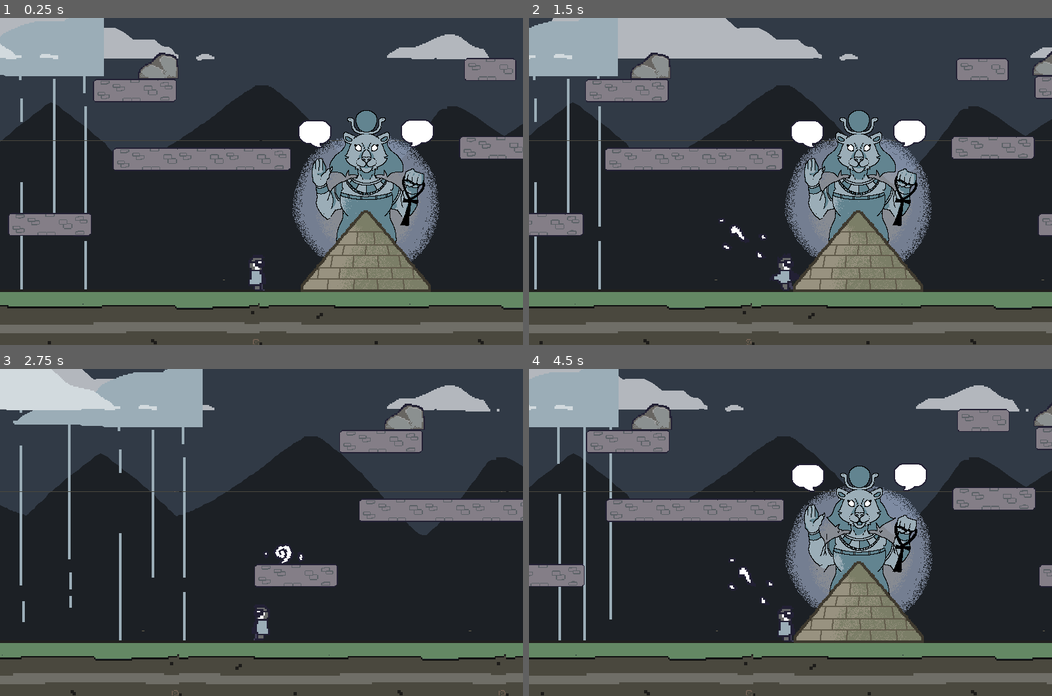
Above: before the commit, frames 1-4 (two rows, left to right).
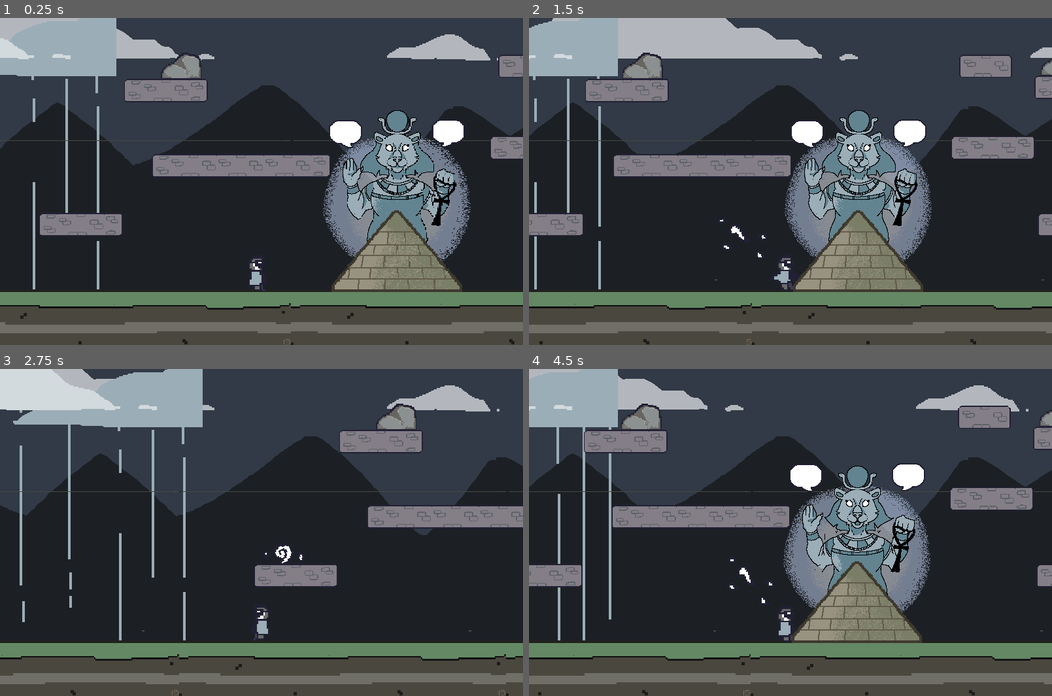
Above: after the commit, the same moments.

Repository: RobChiocchio/godot-wild-jam-58
Game: Godot game, scene res://scenes/levels/level_2.tscn
The game is run twice, just before and just after one commit, with the same random seed, the same clock (stepped at 60 frames per second) and the same inputs. This scene is started directly instead of the project's main scene.
Inputs (mouse positions are in pixels of both pictures, inside the frame that each line leads up to):
- Up to frame 1 (0.25 s): no input
- Up to frame 2 (1.5 s): move the mouse to (905, 165) at 0.52 s; press the mouse at (905, 165) at 0.53 s; hold D (move_right) 0.53-1.25 s; tap W (jump) at 0.77 s; right-click (905, 165) at 0.8 s; release the mouse at (905, 165) at 1.25 s; drag from (685, 197) to (764, 246) at 1.27 s
- Up to frame 3 (2.75 s): move the mouse to (313, 460) at 2.02 s; press the mouse at (313, 460) at 2.03 s; hold A (move_left) from 2.03 s (still down); right-click (313, 460) at 2.3 s
- Up to frame 4 (4.5 s): release A (move_left) at 2.75 s; release the mouse at (842, 460) at 2.75 s; drag from (764, 597) to (633, 483) at 2.77 s; move the mouse to (947, 581) at 3.52 s; press the mouse at (947, 581) at 3.53 s; hold D (move_right) 3.53-4.25 s; tap W (jump) at 3.77 s; right-click (947, 581) at 3.8 s; release the mouse at (947, 581) at 4.25 s; drag from (633, 483) to (790, 568) at 4.27 s

The runs differ from the first frame. In frame 1, 22% of the frame differs, in the area x 0-100%, y 0-100%; in frame 2, 2.8%; in frame 3, 2.0%; in frame 4, 7.8%.

Commit message:
Statue scripts and chaar level
Setup statues and chaar level framework

Diff:
--- a/scenes/levels/level_1.tscn
+++ b/scenes/levels/level_1.tscn
@@ -1,13 +1,12 @@
-[gd_scene load_steps=12 format=3 uid="uid://f78um2elq20g"]
+[gd_scene load_steps=11 format=3 uid="uid://f78um2elq20g"]
 
 [ext_resource type="PackedScene" uid="uid://b3d70o2bi138d" path="res://scenes/background.tscn" id="1_fwook"]
-[ext_resource type="PackedScene" uid="uid://bh5ugrliwtmai" path="res://scenes/platforms/platform.tscn" id="2_p2slm"]
+[ext_resource type="PackedScene" uid="uid://bh5ugrliwtmai" path="res://scenes/platforms/stone_platform.tscn" id="2_p2slm"]
 [ext_resource type="PhysicsMaterial" uid="uid://coo4gb40ef5be" path="res://scenes/platforms/platform_material.tres" id="3_evate"]
 [ext_resource type="Texture2D" uid="uid://wet3huxrbycm" path="res://assets/ground/dragonground.png" id="4_l4oue"]
 [ext_resource type="PackedScene" uid="uid://xcfais7p0tc6" path="res://scenes/player.tscn" id="5_inpm2"]
 [ext_resource type="Script" path="res://scripts/camera.gd" id="6_pkb0a"]
 [ext_resource type="PackedScene" uid="uid://dx0qn1r8fb3xc" path="res://scenes/shrines/dragon_god.tscn" id="7_ec31i"]
-[ext_resource type="PackedScene" uid="uid://dguud3s11hn3b" path="res://scenes/statues/metal_statue.tscn" id="7_l5us2"]
 
 [sub_resource type="PhysicsMaterial" id="PhysicsMaterial_q2ma6"]
 friction = 0.8
@@ -30,9 +29,6 @@
 [node name="platform" parent="Node" instance=ExtResource("2_p2slm")]
 position = Vector2(148, -54)
 physics_material_override = ExtResource("3_evate")
-
-[node name="Statue" parent="." instance=ExtResource("7_l5us2")]
-position = Vector2(174, -65)
 
 [node name="dragon_god" parent="." instance=ExtResource("7_ec31i")]
 position = Vector2(72, 0)
--- a/scenes/levels/level_2.tscn
+++ b/scenes/levels/level_2.tscn
@@ -1,10 +1,10 @@
 [gd_scene load_steps=14 format=3 uid="uid://eqoq62vdw0fo"]
 
-[ext_resource type="PackedScene" uid="uid://3dhenop7fhd1" path="res://scenes/platforms/platform_medium.tscn" id="1_c2dgy"]
-[ext_resource type="PackedScene" uid="uid://biq8qan3m1fdy" path="res://scenes/rock.tscn" id="1_ejdjx"]
-[ext_resource type="PackedScene" uid="uid://bh5ugrliwtmai" path="res://scenes/platforms/platform.tscn" id="2_8ts8j"]
-[ext_resource type="PackedScene" uid="uid://rinhfn2fhyk4" path="res://scenes/platforms/platform_small.tscn" id="3_kxri4"]
+[ext_resource type="PackedScene" uid="uid://biq8qan3m1fdy" path="res://scenes/objects/rock.tscn" id="1_ejdjx"]
+[ext_resource type="PackedScene" uid="uid://bh5ugrliwtmai" path="res://scenes/platforms/stone_platform.tscn" id="2_8ts8j"]
+[ext_resource type="PackedScene" uid="uid://rinhfn2fhyk4" path="res://scenes/platforms/stone_platform_small.tscn" id="3_kxri4"]
 [ext_resource type="Texture2D" uid="uid://wet3huxrbycm" path="res://assets/ground/dragonground.png" id="5_fado8"]
+[ext_resource type="PackedScene" uid="uid://3dhenop7fhd1" path="res://scenes/platforms/stone_platform_medium.tscn" id="5_qr32j"]
 [ext_resource type="PackedScene" uid="uid://xcfais7p0tc6" path="res://scenes/player.tscn" id="6_ubur7"]
 [ext_resource type="Script" path="res://scripts/camera.gd" id="7_364t1"]
 [ext_resource type="PackedScene" uid="uid://qi66qds5jsgi" path="res://scenes/shrines/tefnut_shrine.tscn" id="8_kcbvk"]
@@ -20,38 +20,13 @@
 
 [node name="level_2" type="Node2D"]
 
-[node name="rocks" type="Node" parent="."]
+[node name="rocks2" type="Node" parent="."]
 
-[node name="left_rock" parent="rocks" instance=ExtResource("1_ejdjx")]
-position = Vector2(-62, -138)
-max_contacts_reported = 5
-contact_monitor = true
+[node name="rock_left" parent="rocks2" instance=ExtResource("1_ejdjx")]
+position = Vector2(-67, -136)
 
-[node name="right_rock" parent="rocks" instance=ExtResource("1_ejdjx")]
-position = Vector2(184, -147)
-
-[node name="Node" type="Node" parent="."]
-
-[node name="medium_platform" parent="Node" instance=ExtResource("1_c2dgy")]
-position = Vector2(-91, -87)
-
-[node name="platform" parent="Node" instance=ExtResource("2_8ts8j")]
-position = Vector2(-154, -47)
-
-[node name="small_platform" parent="Node" instance=ExtResource("3_kxri4")]
-position = Vector2(124, -142)
-
-[node name="platform2" parent="Node" instance=ExtResource("2_8ts8j")]
-position = Vector2(173, -131)
-
-[node name="platform3" parent="Node" instance=ExtResource("2_8ts8j")]
-position = Vector2(122, -94)
-
-[node name="small_platform2" parent="Node" instance=ExtResource("3_kxri4")]
-position = Vector2(174, -47)
-
-[node name="platform4" parent="Node" instance=ExtResource("2_8ts8j")]
-position = Vector2(-102, -129)
+[node name="rock_right" parent="rocks2" instance=ExtResource("1_ejdjx")]
+position = Vector2(189, -138)
 
 [node name="Ground" type="StaticBody2D" parent="."]
 physics_material_override = SubResource("PhysicsMaterial_ynxur")
@@ -75,8 +50,31 @@
 texture = ExtResource("5_fado8")
 stretch_mode = 1
 
+[node name="platforms" type="Node" parent="."]
+
+[node name="platform" parent="platforms" instance=ExtResource("2_8ts8j")]
+position = Vector2(-154, -47)
+
+[node name="small_platform" parent="platforms" instance=ExtResource("3_kxri4")]
+position = Vector2(126, -144)
+
+[node name="platform2" parent="platforms" instance=ExtResource("2_8ts8j")]
+position = Vector2(173, -131)
+
+[node name="platform3" parent="platforms" instance=ExtResource("2_8ts8j")]
+position = Vector2(122, -94)
+
+[node name="small_platform2" parent="platforms" instance=ExtResource("3_kxri4")]
+position = Vector2(174, -47)
+
+[node name="platform4" parent="platforms" instance=ExtResource("2_8ts8j")]
+position = Vector2(-102, -129)
+
+[node name="medium_platform" parent="platforms" instance=ExtResource("5_qr32j")]
+position = Vector2(-86, -83)
+
 [node name="Player" parent="." instance=ExtResource("6_ubur7")]
-position = Vector2(1, -11)
+position = Vector2(-18, -10)
 
 [node name="tefnut_shrine" parent="." instance=ExtResource("8_kcbvk")]
 position = Vector2(65, 2)
@@ -93,4 +91,5 @@
 scale = Vector2(0.4, 0.4)
 transform = Transform2D(0.4, 0, 0, 0.4, 0, 0)
 
-[connection signal="body_entered" from="rocks/left_rock" to="tefnut_shrine" method="_on_left_rock_body_entered"]
+[connection signal="body_entered" from="rocks2/rock_left" to="tefnut_shrine" method="_on_rock_left_body_entered"]
+[connection signal="body_entered" from="rocks2/rock_right" to="tefnut_shrine" method="_on_rock_right_body_entered"]
--- a/scenes/levels/level_3.tscn
+++ b/scenes/levels/level_3.tscn
@@ -1,13 +1,14 @@
-[gd_scene load_steps=12 format=3 uid="uid://f78um2elq20g"]
+[gd_scene load_steps=13 format=3 uid="uid://f78um2elq20g"]
 
-[ext_resource type="PackedScene" uid="uid://3dhenop7fhd1" path="res://scenes/platforms/platform_medium.tscn" id="1_3cwky"]
-[ext_resource type="PackedScene" uid="uid://b3d70o2bi138d" path="res://scenes/background.tscn" id="1_fwook"]
-[ext_resource type="PackedScene" uid="uid://bh5ugrliwtmai" path="res://scenes/platforms/platform.tscn" id="2_p2slm"]
-[ext_resource type="PackedScene" uid="uid://rinhfn2fhyk4" path="res://scenes/platforms/platform_small.tscn" id="3_y24xq"]
+[ext_resource type="PackedScene" uid="uid://3dhenop7fhd1" path="res://scenes/platforms/stone_platform_medium.tscn" id="1_3cwky"]
+[ext_resource type="PackedScene" uid="uid://biq8qan3m1fdy" path="res://scenes/objects/rock.tscn" id="1_pgvue"]
+[ext_resource type="PackedScene" uid="uid://bh5ugrliwtmai" path="res://scenes/platforms/stone_platform.tscn" id="2_p2slm"]
+[ext_resource type="PackedScene" uid="uid://rinhfn2fhyk4" path="res://scenes/platforms/stone_platform_small.tscn" id="3_y24xq"]
 [ext_resource type="Texture2D" uid="uid://wet3huxrbycm" path="res://assets/ground/dragonground.png" id="4_l4oue"]
 [ext_resource type="PackedScene" uid="uid://xcfais7p0tc6" path="res://scenes/player.tscn" id="5_inpm2"]
 [ext_resource type="Script" path="res://scripts/camera.gd" id="6_pkb0a"]
 [ext_resource type="PackedScene" uid="uid://dx0qn1r8fb3xc" path="res://scenes/shrines/dragon_god.tscn" id="7_ec31i"]
+[ext_resource type="PackedScene" uid="uid://pdmvmjpnuuew" path="res://scenes/parallax_background.tscn" id="8_i64i2"]
 
 [sub_resource type="PhysicsMaterial" id="PhysicsMaterial_q2ma6"]
 friction = 0.8
@@ -18,22 +19,36 @@
 
 [node name="level_3" type="Node2D"]
 
-[node name="Node" type="Node" parent="."]
+[node name="rocks" type="Node" parent="."]
 
-[node name="medium_platform" parent="Node" instance=ExtResource("1_3cwky")]
+[node name="rock_left" parent="rocks" instance=ExtResource("1_pgvue")]
+position = Vector2(-38, -137)
+
+[node name="rock_right" parent="rocks" instance=ExtResource("1_pgvue")]
+position = Vector2(170, -142)
+
+[node name="platforms" type="Node" parent="."]
+
+[node name="medium_platform" parent="platforms" instance=ExtResource("1_3cwky")]
 position = Vector2(-132, -131)
 
-[node name="platform" parent="Node" instance=ExtResource("2_p2slm")]
+[node name="platform" parent="platforms" instance=ExtResource("2_p2slm")]
 position = Vector2(-40, -98)
 
-[node name="small_platform" parent="Node" instance=ExtResource("3_y24xq")]
-position = Vector2(76, -128)
+[node name="small_platform" parent="platforms" instance=ExtResource("3_y24xq")]
+position = Vector2(107, -152)
 
-[node name="platform2" parent="Node" instance=ExtResource("2_p2slm")]
+[node name="platform2" parent="platforms" instance=ExtResource("2_p2slm")]
 position = Vector2(155, -136)
 
-[node name="platform3" parent="Node" instance=ExtResource("2_p2slm")]
-position = Vector2(170, -48)
+[node name="platform3" parent="platforms" instance=ExtResource("2_p2slm")]
+position = Vector2(170, -40)
+
+[node name="medium_platform2" parent="platforms" instance=ExtResource("1_3cwky")]
+position = Vector2(-132, -131)
+
+[node name="platform4" parent="platforms" instance=ExtResource("2_p2slm")]
+position = Vector2(117, -93)
 
 [node name="Ground" type="StaticBody2D" parent="."]
 physics_material_override = SubResource("PhysicsMaterial_q2ma6")
@@ -58,7 +73,7 @@
 shape = SubResource("WorldBoundaryShape2D_plqi7")
 
 [node name="Player" parent="." instance=ExtResource("5_inpm2")]
-position = Vector2(1, -11)
+position = Vector2(-29, -28)
 
 [node name="Camera2D" type="Camera2D" parent="."]
 position = Vector2(0, -66)
@@ -70,8 +85,6 @@
 position = Vector2(72, 0)
 scale = Vector2(0.4, 0.4)
 
-[node name="Background" parent="." instance=ExtResource("1_fwook")]
-offset = Vector2(640, 100)
+[node name="ParallaxBackground" parent="." instance=ExtResource("8_i64i2")]
 scale = Vector2(0.4, 0.4)
-transform = Transform2D(0.4, 0, 0, 0.4, 640, 100)
-follow_viewport_enabled = false
+transform = Transform2D(0.4, 0, 0, 0.4, 0, 0)
--- /dev/null
+++ b/scenes/levels/level_4.tscn
@@ -0,0 +1,72 @@
+[gd_scene load_steps=13 format=3 uid="uid://b0dx3m1156ds7"]
+
+[ext_resource type="PackedScene" uid="uid://pdmvmjpnuuew" path="res://scenes/parallax_background.tscn" id="1_ukn0d"]
+[ext_resource type="Texture2D" uid="uid://wet3huxrbycm" path="res://assets/ground/dragonground.png" id="2_7lpvt"]
+[ext_resource type="PackedScene" uid="uid://xcfais7p0tc6" path="res://scenes/player.tscn" id="3_k75fc"]
+[ext_resource type="Script" path="res://scripts/camera.gd" id="4_xr6v0"]
+[ext_resource type="PackedScene" uid="uid://cobehclyfwnjk" path="res://scenes/objects/rope_with_bomb.tscn" id="5_eoxlp"]
+[ext_resource type="PackedScene" uid="uid://ilngxnkqrxmu" path="res://scenes/statues/stone_statue.tscn" id="6_tfdfo"]
+[ext_resource type="PackedScene" uid="uid://8n1p2npsj0ep" path="res://scenes/shrines/chaar_shrine.tscn" id="7_027qx"]
+[ext_resource type="Script" path="res://scripts/chaar_shrine.gd" id="8_ojnb5"]
+[ext_resource type="PackedScene" uid="uid://dguud3s11hn3b" path="res://scenes/statues/metal_statue.tscn" id="9_yxk2d"]
+
+[sub_resource type="PhysicsMaterial" id="PhysicsMaterial_envay"]
+friction = 0.8
+
+[sub_resource type="ShaderMaterial" id="ShaderMaterial_6vilf"]
+
+[sub_resource type="WorldBoundaryShape2D" id="WorldBoundaryShape2D_y06hk"]
+
+[node name="level_4" type="Node2D"]
+
+[node name="ParallaxBackground" parent="." instance=ExtResource("1_ukn0d")]
+scale = Vector2(0.4, 0.4)
+transform = Transform2D(0.4, 0, 0, 0.4, 0, 0)
+
+[node name="Ground" type="StaticBody2D" parent="."]
+physics_material_override = SubResource("PhysicsMaterial_envay")
+
+[node name="TextureRect" type="TextureRect" parent="Ground"]
+texture_repeat = 2
+anchors_preset = 15
+anchor_right = 1.0
+anchor_bottom = 1.0
+offset_left = -600.0
+offset_top = -91.0
+offset_right = 9000.0
+offset_bottom = 409.0
+grow_horizontal = 2
+grow_vertical = 2
+scale = Vector2(0.25, 0.25)
+texture = ExtResource("2_7lpvt")
+stretch_mode = 1
+
+[node name="CollisionShape2D" type="CollisionShape2D" parent="Ground"]
+material = SubResource("ShaderMaterial_6vilf")
+shape = SubResource("WorldBoundaryShape2D_y06hk")
+
+[node name="Player" parent="." instance=ExtResource("3_k75fc")]
+position = Vector2(1, -11)
+
+[node name="Camera2D" type="Camera2D" parent="."]
+position = Vector2(0, -66)
+zoom = Vector2(4, 4)
+position_smoothing_speed = 20.0
+script = ExtResource("4_xr6v0")
+
+[node name="rope" parent="." instance=ExtResource("5_eoxlp")]
+position = Vector2(-42, -54)
+scale = Vector2(0.4, 0.4)
+
+[node name="stone_statue" parent="." instance=ExtResource("6_tfdfo")]
+position = Vector2(115, -5)
+scale = Vector2(0.5, 0.5)
+
+[node name="chaar_shrine" parent="." instance=ExtResource("7_027qx")]
+position = Vector2(36, -49)
+scale = Vector2(0.4, 0.4)
+script = ExtResource("8_ojnb5")
+
+[node name="metal_statue" parent="." instance=ExtResource("9_yxk2d")]
+position = Vector2(130, 0)
+scale = Vector2(0.5, 0.5)
--- a/scenes/rock.tscn
+++ b/scenes/objects/rock.tscn
@@ -1,11 +1,13 @@
 [gd_scene load_steps=3 format=3 uid="uid://biq8qan3m1fdy"]
 
-[ext_resource type="Script" path="res://scripts/blowable.gd" id="5_5ekg7"]
+[ext_resource type="Script" path="res://scripts/rock.gd" id="1_e8w7d"]
 [ext_resource type="Texture2D" uid="uid://b2gjxm157tsyy" path="res://assets/objects/rcok.png" id="6_28lj1"]
 
 [node name="Rock" type="RigidBody2D" groups=["rocks"]]
 center_of_mass_mode = 1
-script = ExtResource("5_5ekg7")
+max_contacts_reported = 5
+contact_monitor = true
+script = ExtResource("1_e8w7d")
 
 [node name="CollisionPolygon2D" type="CollisionPolygon2D" parent="."]
 position = Vector2(-11.8, -9.2)
--- /dev/null
+++ b/scenes/objects/rope_with_bomb.tscn
@@ -0,0 +1,17 @@
+[gd_scene load_steps=3 format=3 uid="uid://cobehclyfwnjk"]
+
+[ext_resource type="Texture2D" uid="uid://cwawyr1123pjg" path="res://assets/objects/image.png" id="1_q8xbf"]
+
+[sub_resource type="RectangleShape2D" id="RectangleShape2D_xijvi"]
+size = Vector2(4, 87)
+
+[node name="rope" type="StaticBody2D"]
+
+[node name="TextureRect" type="TextureRect" parent="."]
+offset_right = 42.0
+offset_bottom = 164.0
+texture = ExtResource("1_q8xbf")
+
+[node name="CollisionShape2D" type="CollisionShape2D" parent="."]
+position = Vector2(21, 46.5)
+shape = SubResource("RectangleShape2D_xijvi")
--- /dev/null
+++ b/scenes/shrines/chaar_shrine.tscn
@@ -0,0 +1,113 @@
+[gd_scene load_steps=16 format=3 uid="uid://8n1p2npsj0ep"]
+
+[ext_resource type="Texture2D" uid="uid://c2ax1hg2mlb0a" path="res://assets/objects/destroyshrine2.png" id="1_bug2a"]
+[ext_resource type="Texture2D" uid="uid://oflp3p1n4why" path="res://assets/sprites/chaarfullsheet.png" id="2_5uup2"]
+
+[sub_resource type="AtlasTexture" id="AtlasTexture_th72g"]
+atlas = ExtResource("2_5uup2")
+region = Rect2(0, 0, 250, 318)
+
+[sub_resource type="AtlasTexture" id="AtlasTexture_b8cm7"]
+atlas = ExtResource("2_5uup2")
+region = Rect2(250, 0, 250, 318)
+
+[sub_resource type="AtlasTexture" id="AtlasTexture_4gn8f"]
+atlas = ExtResource("2_5uup2")
+region = Rect2(500, 0, 250, 318)
+
+[sub_resource type="AtlasTexture" id="AtlasTexture_gejlp"]
+atlas = ExtResource("2_5uup2")
+region = Rect2(750, 0, 250, 318)
+
+[sub_resource type="AtlasTexture" id="AtlasTexture_n8n0t"]
+atlas = ExtResource("2_5uup2")
+region = Rect2(1000, 0, 250, 318)
+
+[sub_resource type="AtlasTexture" id="AtlasTexture_mlob1"]
+atlas = ExtResource("2_5uup2")
+region = Rect2(1250, 0, 250, 318)
+
+[sub_resource type="AtlasTexture" id="AtlasTexture_k8xnx"]
+atlas = ExtResource("2_5uup2")
+region = Rect2(1500, 0, 250, 318)
+
+[sub_resource type="AtlasTexture" id="AtlasTexture_i7c36"]
+atlas = ExtResource("2_5uup2")
+region = Rect2(1750, 0, 250, 318)
+
+[sub_resource type="AtlasTexture" id="AtlasTexture_jlqqb"]
+atlas = ExtResource("2_5uup2")
+region = Rect2(2000, 0, 250, 318)
+
+[sub_resource type="AtlasTexture" id="AtlasTexture_sya10"]
+atlas = ExtResource("2_5uup2")
+region = Rect2(2250, 0, 250, 318)
+
+[sub_resource type="AtlasTexture" id="AtlasTexture_xtfbj"]
+atlas = ExtResource("2_5uup2")
+region = Rect2(2500, 0, 250, 318)
+
+[sub_resource type="AtlasTexture" id="AtlasTexture_gjwah"]
+atlas = ExtResource("2_5uup2")
+region = Rect2(2750, 0, 250, 318)
+
+[sub_resource type="SpriteFrames" id="SpriteFrames_jvtjr"]
+animations = [{
+"frames": [{
+"duration": 1.0,
+"texture": SubResource("AtlasTexture_th72g")
+}, {
+"duration": 1.0,
+"texture": SubResource("AtlasTexture_b8cm7")
+}, {
+"duration": 1.0,
+"texture": SubResource("AtlasTexture_4gn8f")
+}, {
+"duration": 1.0,
+"texture": SubResource("AtlasTexture_gejlp")
+}, {
+"duration": 1.0,
+"texture": SubResource("AtlasTexture_n8n0t")
+}, {
+"duration": 1.0,
+"texture": SubResource("AtlasTexture_mlob1")
+}, {
+"duration": 1.0,
+"texture": SubResource("AtlasTexture_k8xnx")
+}, {
+"duration": 1.0,
+"texture": SubResource("AtlasTexture_i7c36")
+}, {
+"duration": 1.0,
+"texture": SubResource("AtlasTexture_jlqqb")
+}, {
+"duration": 1.0,
+"texture": SubResource("AtlasTexture_sya10")
+}, {
+"duration": 1.0,
+"texture": SubResource("AtlasTexture_xtfbj")
+}, {
+"duration": 1.0,
+"texture": SubResource("AtlasTexture_gjwah")
+}],
+"loop": true,
+"name": &"default",
+"speed": 10.0
+}]
+
+[node name="chaar_shrine" type="StaticBody2D"]
+
+[node name="AnimatedSprite2D" type="AnimatedSprite2D" parent="."]
+sprite_frames = SubResource("SpriteFrames_jvtjr")
+autoplay = "default"
+
+[node name="Sprite2D" type="Sprite2D" parent="."]
+position = Vector2(5, -12)
+texture = ExtResource("1_bug2a")
+
+[node name="intact_collision" type="CollisionPolygon2D" parent="."]
+polygon = PackedVector2Array(-66, 122, 68, 122, 68, 114, 64, 107, 64, 66, 68, 66, 68, 58, 56, 28, 44, 28, 44, 1, -43, 1, -43, 28, -54, 28, -66, 58, -66, 66, -62, 66, -62, 107, -66, 114)
+
+[node name="destroyed_collision" type="CollisionPolygon2D" parent="."]
+position = Vector2(4, -12)
+polygon = PackedVector2Array(-70, 134, 64, 134, 64, 126, 60, 119, 60, 78, 64, 78, 64, 69, 58, 55, 49, 61, 41, 64, 34, 68, 26, 69, 25, 72, 15, 72, -10, 72, -20, 61, -28, 60, -40, 57, -51, 54, -51, 43, -57, 40, -70, 69, -70, 78, -66, 78, -66, 119, -70, 126)
--- a/scenes/shrines/tefnut_shrine.tscn
+++ b/scenes/shrines/tefnut_shrine.tscn
@@ -207,7 +207,7 @@
 
 [node name="tefnut_body" type="StaticBody2D"]
 
-[node name="intact_colllision" type="CollisionPolygon2D" parent="."]
+[node name="intact_collision" type="CollisionPolygon2D" parent="."]
 position = Vector2(-405, 140)
 polygon = PackedVector2Array(305, -141, 504, -141, 504, -152, 410, -267, 399, -267, 305, -152)
 
--- a/scenes/statues/metal_statue.tscn
+++ b/scenes/statues/metal_statue.tscn
@@ -1,28 +1,27 @@
 [gd_scene load_steps=3 format=3 uid="uid://dguud3s11hn3b"]
 
 [ext_resource type="Texture2D" uid="uid://dcmdogsaiit5c" path="res://assets/objects/betastatuemetal.png" id="1_g5hs6"]
-[ext_resource type="Script" path="res://scripts/blowable.gd" id="1_ksmsw"]
+[ext_resource type="Script" path="res://scripts/metal_statue.gd" id="1_qrt6b"]
 
-[node name="Statue" type="Node2D"]
+[node name="metal_statue" type="Node2D"]
 
 [node name="RigidBody2D" type="RigidBody2D" parent="."]
 mass = 1.25
-script = ExtResource("1_ksmsw")
+script = ExtResource("1_qrt6b")
 
-[node name="CollisionPolygon2D" type="CollisionPolygon2D" parent="RigidBody2D"]
-scale = Vector2(0.5, 0.5)
-polygon = PackedVector2Array(-14, 10, 13, 10, 13, -3, 12, -3, 12, -46, -11, -46, -11, -55, -18, -55, -18, -4, -14, -4)
-
-[node name="TextureRect" type="TextureRect" parent="RigidBody2D/CollisionPolygon2D"]
+[node name="TextureRect" type="TextureRect" parent="RigidBody2D"]
 anchors_preset = 8
 anchor_left = 0.5
 anchor_top = 0.5
 anchor_right = 0.5
 anchor_bottom = 0.5
-offset_left = -22.0
-offset_top = -62.0
-offset_right = 18.0
-offset_bottom = 10.0
+offset_left = -2.0
+offset_top = -72.0
+offset_right = 38.0
 grow_horizontal = 2
 grow_vertical = 2
 texture = ExtResource("1_g5hs6")
+
+[node name="CollisionPolygon2D" type="CollisionPolygon2D" parent="RigidBody2D"]
+position = Vector2(20, -10)
+polygon = PackedVector2Array(-14, 10, 13, 10, 13, -3, 12, -3, 12, -46, -11, -46, -11, -55, -18, -55, -18, -4, -14, -4)
--- a/scenes/statues/stone_statue.tscn
+++ b/scenes/statues/stone_statue.tscn
@@ -1,21 +1,23 @@
 [gd_scene load_steps=3 format=3 uid="uid://ilngxnkqrxmu"]
 
-[ext_resource type="Script" path="res://scripts/blowable.gd" id="1_8w7j7"]
+[ext_resource type="Script" path="res://scripts/stone_statue.gd" id="1_4jcw5"]
 [ext_resource type="Texture2D" uid="uid://bwvpy8tpjqnjb" path="res://assets/objects/betastatue_stone.png" id="2_oujsr"]
 
-[node name="Statue" type="Node2D"]
-scale = Vector2(0.8, 0.8)
+[node name="stone_statue" type="Node2D"]
 
-[node name="RigidBody2D" type="RigidBody2D" parent="."]
+[node name="statue_body" type="RigidBody2D" parent="."]
 mass = 1.25
-script = ExtResource("1_8w7j7")
+max_contacts_reported = 5
+contact_monitor = true
+script = ExtResource("1_4jcw5")
 
-[node name="TextureRect" type="TextureRect" parent="RigidBody2D"]
+[node name="TextureRect" type="TextureRect" parent="statue_body"]
 offset_left = -22.0
 offset_top = -62.0
 offset_right = 18.0
 offset_bottom = 10.0
 texture = ExtResource("2_oujsr")
+metadata/_edit_use_anchors_ = true
 
-[node name="CollisionPolygon2D" type="CollisionPolygon2D" parent="RigidBody2D"]
-polygon = PackedVector2Array(-14, 10, 13, 10, 13, -3, 12, -3, 12, -46, -11, -46, -11, -55, -18, -55, -18, -4, -14, -4)
+[node name="body" type="CollisionPolygon2D" parent="statue_body"]
+polygon = PackedVector2Array(-13, 10, 13, 10, 13, -3, 11, -3, 11, -39, 6, -39, 6, -46, -6, -46, -6, -39, -13, -39, -13, -33, -18, -33, -18, -4, -13, -4)
--- /dev/null
+++ b/scripts/chaar_shrine.gd
@@ -0,0 +1,20 @@
+extends StaticBody2D
+
+@onready var _sprite = get_node("AnimatedSprite2D")
+@onready var _texture = get_node("Sprite2D")
+@onready var _chaar = self
+@onready var intact_collider = $intact_collision
+@onready var destroyed_collider = $destroyed_collision
+
+
+var destroyed = false
+
+# Called when the node enters the scene tree for the first time.
+func _ready():
+	_chaar.remove_child(destroyed_collider)
+	_texture.visible = false
+
+
+# Called every frame. 'delta' is the elapsed time since the previous frame.
+func _process(delta):
+	pass
--- /dev/null
+++ b/scripts/dummy_statue.gd
@@ -0,0 +1,18 @@
+extends RigidBody2D
+
+
+# Called when the node enters the scene tree for the first time.
+func _ready():
+	pass # Replace with function body.
+
+
+# Called every frame. 'delta' is the elapsed time since the previous frame.
+func _process(_delta):
+	pass
+
+func succ(force) -> void:
+	self.apply_central_force(force)
+
+
+func _on_body_entered(body):
+	pass # Replace with function body.
--- /dev/null
+++ b/scripts/rock.gd
@@ -0,0 +1,25 @@
+extends "res://scripts/blowable.gd"
+
+var grounded = false
+
+# Called when the node enters the scene tree for the first time.
+func _ready():
+	pass # Replace with function body.
+
+# Called every frame. 'delta' is the elapsed time since the previous frame.
+func _physics_process(delta):
+	if get_contact_count() > 0:
+		for bodies in get_colliding_bodies():
+			if bodies.get_class() == "StaticBody2D":
+				grounded = true
+	else:
+		grounded = false
+
+	if grounded:
+		angular_damp = 0
+		linear_damp = 0
+		gravity_scale = 1
+	else:
+		angular_damp = 5
+		linear_damp = 3
+		gravity_scale = 2
--- /dev/null
+++ b/scripts/stone_statue.gd
@@ -0,0 +1,14 @@
+extends "res://scripts/blowable.gd"
+
+var cutting = false
+var _body_rid
+var _other_body
+var _local_shape_index
+
+# Called when the node enters the scene tree for the first time.
+func _ready():
+	pass # Replace with function body.
+
+# Called every frame. 'delta' is the elapsed time since the previous frame.
+func _process(_delta):
+	pass
--- a/scripts/tefnut_shrine.gd
+++ b/scripts/tefnut_shrine.gd
@@ -2,7 +2,7 @@
 
 @onready var _sprite = get_node("AnimatedSprite2D")
 @onready var _tefnut = self
-@onready var intact_collider = $intact_colllision
+@onready var intact_collider = $intact_collision
 @onready var destroyed_collider = $destroyed_collision
 
 var destroyed = false
@@ -19,12 +19,14 @@
 	_tefnut.add_child(destroyed_collider)
 	_tefnut.remove_child(intact_collider)
 
-func _on_left_rock_body_entered(body):
-	print(body.name)
+func _on_rock_left_body_entered(body):
 	if body.name == "tefnut_shrine" and destroyed == false:
 		_sprite.play("tefnut_leaves")
 		call_deferred("_change_colliders")
 		destroyed = true
 
-func _on_right_rock_body_entered(body):
-	_sprite.play("tefnut_leaves")
+func _on_rock_right_body_entered(body):
+	if body.name == "tefnut_shrine" and destroyed == false:
+		_sprite.play("tefnut_leaves")
+		call_deferred("_change_colliders")
+		destroyed = true
Binary file added: assets/objects/destroyshrine2.png
Not shown, added: assets/objects/destroyshrine2.png.import
Binary file added: assets/objects/image.png
Not shown, added: assets/objects/image.png.import
Renamed: scenes/platforms/platform.tscn -> scenes/platforms/stone_platform.tscn
Renamed: scenes/platforms/platform_medium.tscn -> scenes/platforms/stone_platform_medium.tscn
Renamed: scenes/platforms/platform_small.tscn -> scenes/platforms/stone_platform_small.tscn
